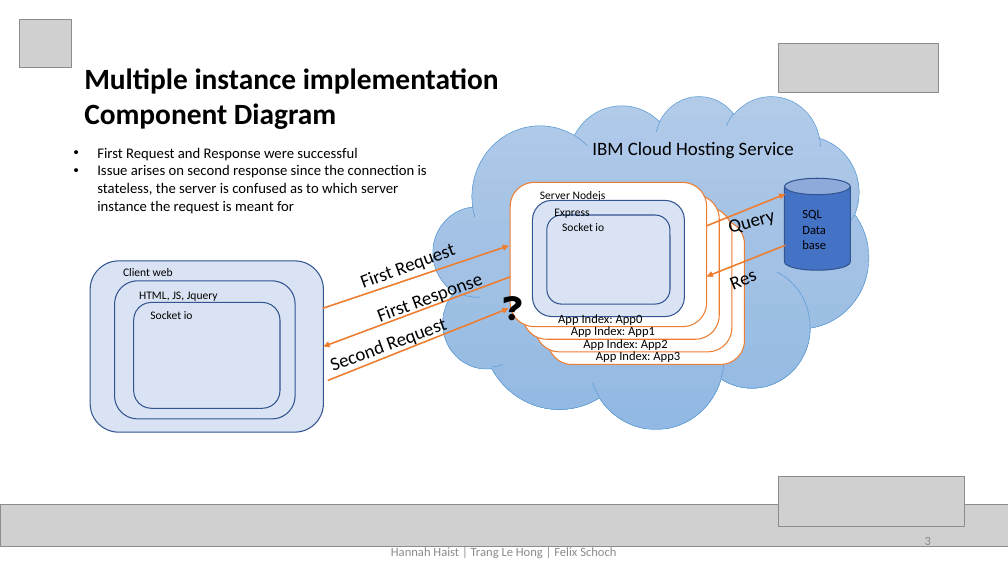
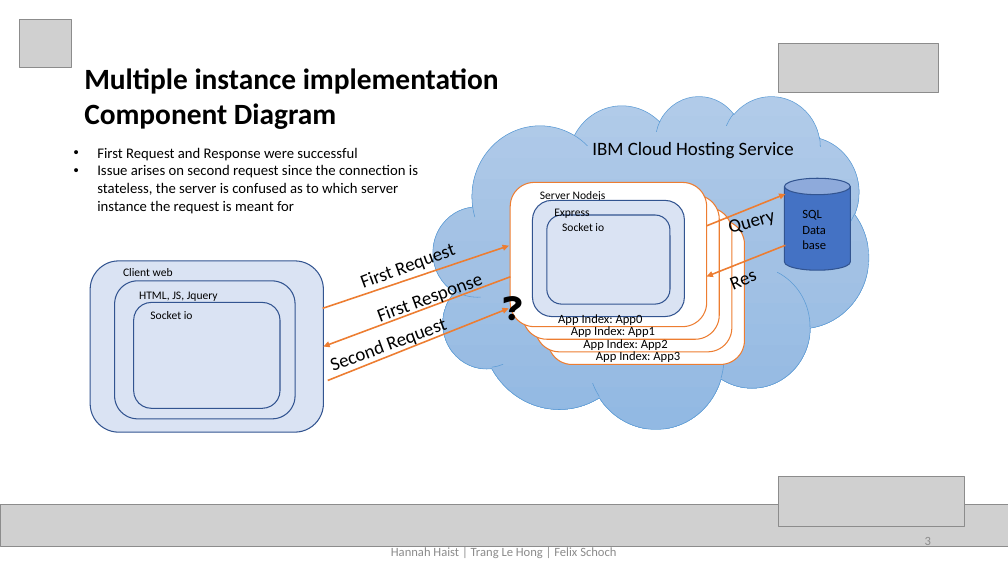
Before and after one commit to lehongtrang272/cloud_computing, a slide deck: slide 3 of presentation/cloud computing presentation 3.pptx. Drawn at 1008x567 pixels with LibreOffice and Linux fonts; fonts in the diff are those of the drawing; grey boxes stand for pictures. Boxes give left, top, right and bottom in pixels: in the first picture for what was removed or moved away, otherwise in the second. Text is boxed around its words. In the diff, an @@ line names an element or a change of style, - is before the commit and + after.

Commit message:
update presentation

```diff
--- a/presentation/cloud computing presentation 3.pptx
+++ b/presentation/cloud computing presentation 3.pptx
@@ text at box(97, 164, 418, 214): text changed @@
-• Issue arises on second response since the connection is stateless, the server is confused as to which server instance the request is meant for
+• Issue arises on second request since the connection is stateless, the server is confused as to which server instance the request is meant for
```
Also in this commit, not shown: 2 other slides changed.
